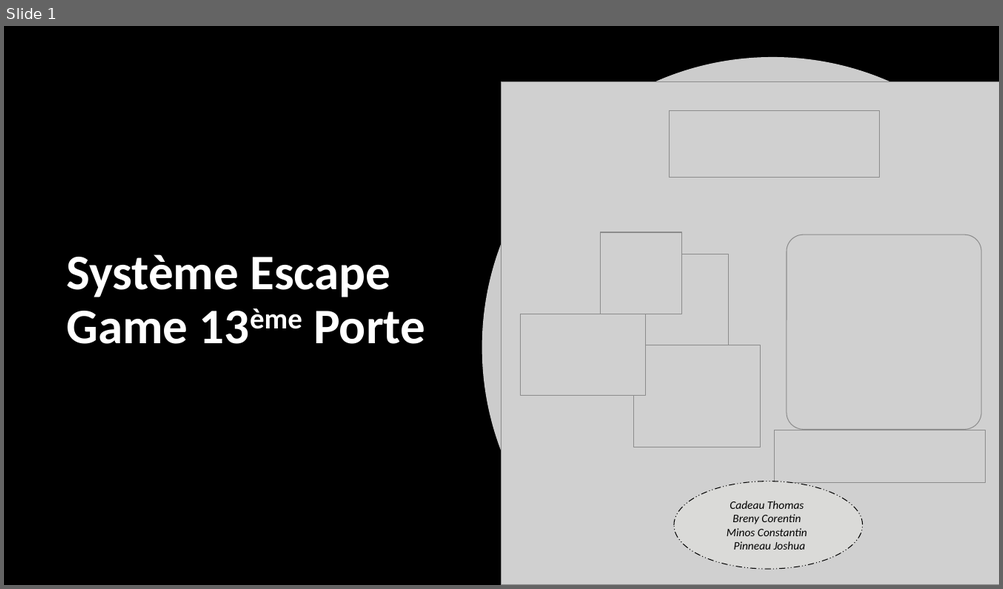
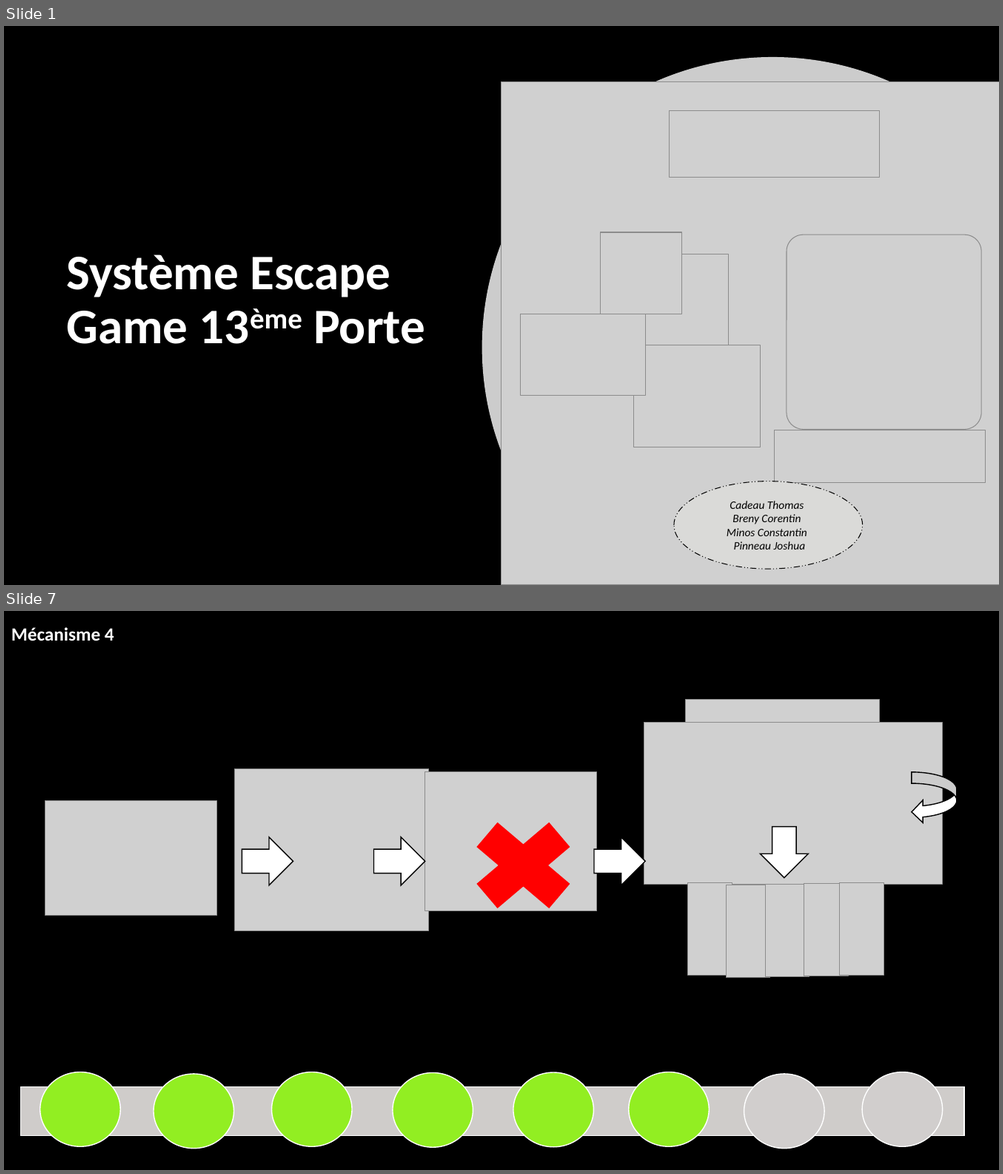
Before and after one commit to corentin-breny/Systeme_Escape_Game_13emePorte, a slide deck: Etudiants/Constantin/Constantin.MInos.RDPno1.pptx. Shown one above the other, each under a label of ours: slide 1 before the commit, slides 1 and 7 after it; the slides between them are not shown. The pictures are 1003x589 and 1003x1174 pixels, drawn with LibreOffice and Linux fonts; fonts in the diff are those of the drawing; grey boxes stand for pictures; background and template pictures are left out. Boxes give left, top, right and bottom in pixels: in the first picture for what was removed or moved away, otherwise in the second. Text is boxed around its words. In the diff, an @@ line names an element or a change of style, - is before the commit and + after.

```diff
--- a/Etudiants/Constantin/Constantin.MInos.RDPno1.pptx
+++ b/Etudiants/Constantin/Constantin.MInos.RDPno1.pptx
@@ slide 7 added at (4, 611, 999, 1170), background picture (left out) @@
@@ rectangle added at (4, 611, 999, 1170), fill #000000 @@
@@ text added at (11, 627, 114, 641), 18 pt, text #FFFFFF, bold @@
+Mécanisme 4
@@ picture added at (686, 699, 879, 810) @@
@@ picture added at (644, 722, 942, 884) @@
@@ picture added at (235, 769, 429, 931) @@
@@ picture added at (425, 772, 597, 911) @@
@@ curved left arrow added at (911, 772, 957, 823), fill #FFFFFF, outline #000000 1 pt @@
@@ picture added at (45, 801, 217, 916) @@
@@ cross added at (458, 810, 589, 920), fill #FF0000, outline #FF0000 6 pt @@
@@ right arrow added at (760, 826, 808, 878), fill #FFFFFF, outline #000000 1 pt @@
@@ right arrow added at (242, 837, 293, 886), fill #FFFFFF, outline #000000 1 pt @@
@@ right arrow added at (374, 837, 426, 886), fill #FFFFFF, outline #000000 1 pt @@
@@ right arrow added at (595, 837, 646, 886), fill #FFFFFF, outline #000000 1 pt @@
@@ picture added at (688, 883, 732, 975) @@
@@ picture added at (726, 886, 770, 978) @@
@@ picture added at (765, 885, 809, 977) @@
@@ picture added at (804, 883, 848, 976) @@
@@ picture added at (839, 883, 884, 975) @@
@@ ellipse added at (40, 1073, 120, 1147), fill #92EE22, outline #FFFFFF 1 pt @@
@@ ellipse added at (153, 1074, 234, 1149), fill #92EE22, outline #FFFFFF 1 pt @@
@@ ellipse added at (272, 1073, 353, 1147), fill #92EE22, outline #FFFFFF 1 pt @@
@@ ellipse added at (392, 1073, 473, 1148), fill #92EE22, outline #FFFFFF 1 pt @@
@@ ellipse added at (514, 1073, 595, 1147), fill #92EE22, outline #FFFFFF 1 pt @@
@@ ellipse added at (629, 1073, 709, 1147), fill #92EE22, outline #FFFFFF 1 pt @@
@@ ellipse added at (744, 1074, 825, 1149), fill #D1CECD, outline #FFFFFF 1 pt @@
@@ ellipse added at (862, 1073, 942, 1147), fill #D1CECD, outline #FFFFFF 1 pt @@
@@ rectangle added at (20, 1087, 964, 1136), fill #CFCCCA, outline #FFFFFF 1 pt @@
```
Also in this commit, not shown: 4 slides changed, 3 other slides added, 4 slides removed, 1 other file.
